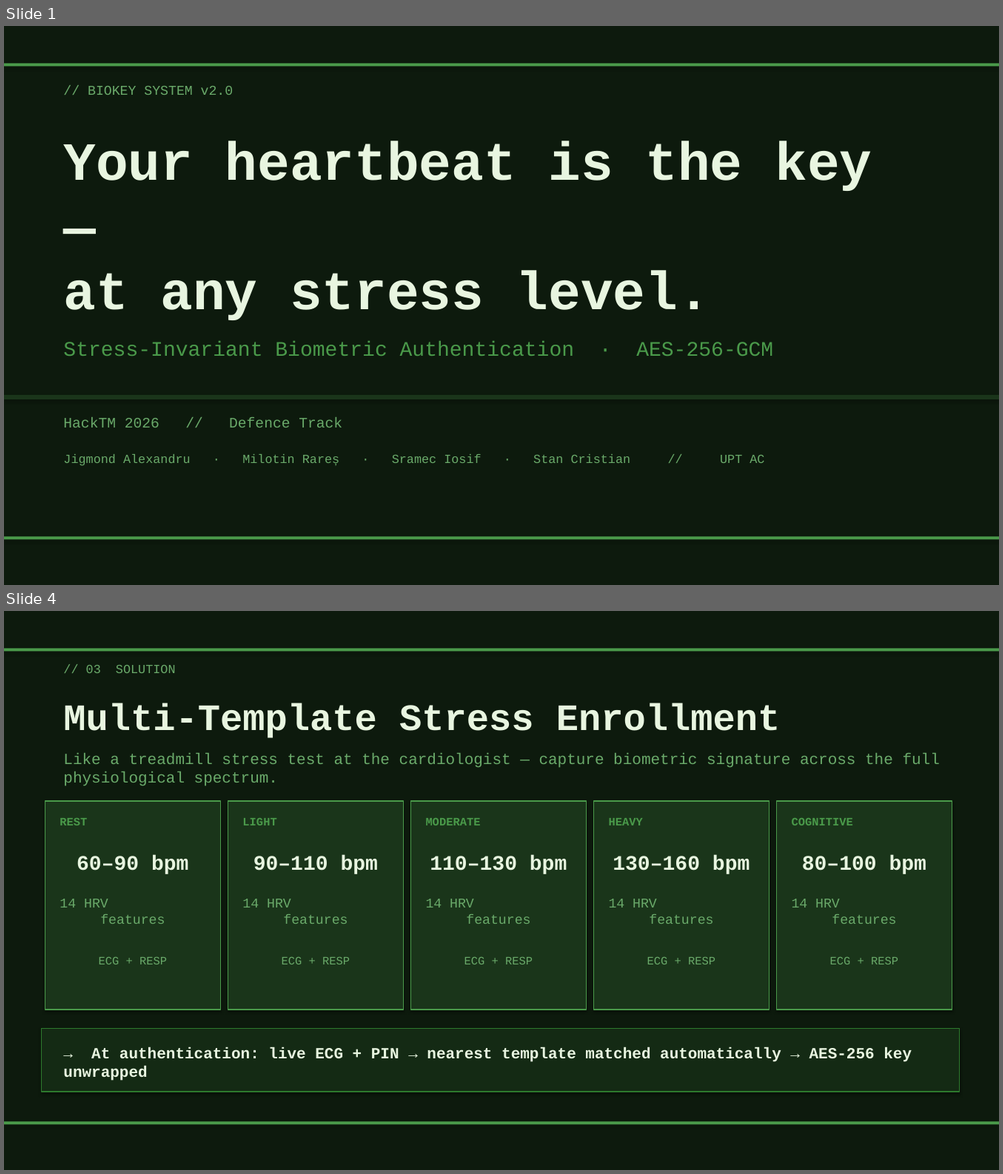
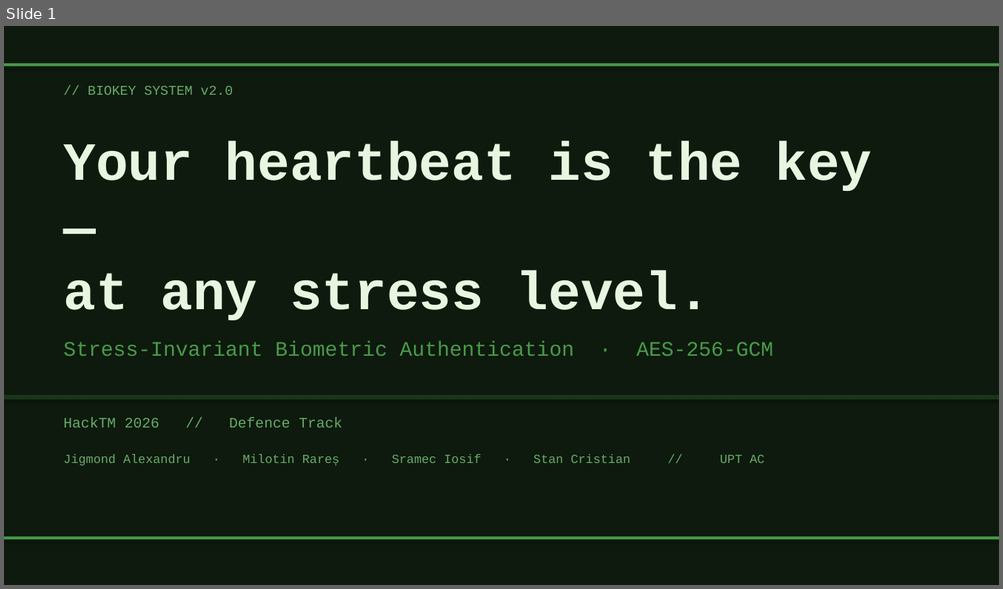
Before and after one commit to IosifSramec/biokey, a slide deck: BioKey_Presentation.pptx. Shown one above the other, each under a label of ours: slides 1 and 4 before the commit, slide 1 after it; the slides between them are not shown. The pictures are 1003x1174 and 1003x589 pixels, drawn with LibreOffice and Linux fonts; fonts in the diff are those of the drawing. Boxes give left, top, right and bottom in pixels: in the first picture for what was removed or moved away, otherwise in the second. Text is boxed around its words. In the diff, an @@ line names an element or a change of style, - is before the commit and + after.

```diff
--- a/BioKey_Presentation.pptx
+++ b/BioKey_Presentation.pptx
@@ slide 4 removed at [4,611,999,1170], background #0D1A0D @@
@@ rectangle removed at [4,648,999,651] @@
@@ text removed at [86,665,176,673] @@
-// 03 SOLUTION
@@ text removed at [63,703,780,738] @@
-Multi-Template Stress Enrollment
@@ text removed at [63,753,939,786] @@
-Like a treadmill stress test at the cardiologist — capture biometric signature across the full physiological spectrum.
@@ rectangle removed at [45,801,220,1010] @@
@@ rectangle removed at [227,801,403,1010] @@
@@ rectangle removed at [410,801,586,1010] @@
@@ rectangle removed at [594,801,768,1010] @@
@@ rectangle removed at [777,801,951,1010] @@
@@ text removed at [60,818,87,826] @@
-REST
@@ text removed at [242,818,276,826] @@
-LIGHT
@@ text removed at [426,818,481,826] @@
-MODERATE
@@ text removed at [609,818,643,826] @@
-HEAVY
@@ text removed at [791,818,853,826] @@
-COGNITIVE
@@ text removed at [77,855,188,874] @@
-60–90 bpm
@@ text removed at [253,855,378,874] @@
-90–110 bpm
@@ text removed at [430,855,566,874] @@
-110–130 bpm
@@ text removed at [612,855,749,874] @@
-130–160 bpm
@@ text removed at [802,855,926,874] @@
-80–100 bpm
@@ text removed at [60,899,165,924] @@
-14 HRV
-features
@@ text removed at [242,899,347,924] @@
-14 HRV
-features
@@ text removed at [426,899,530,924] @@
-14 HRV
-features
@@ text removed at [609,899,713,924] @@
-14 HRV
-features
@@ text removed at [791,899,896,924] @@
-14 HRV
-features
@@ text removed at [99,957,167,965] @@
-ECG + RESP
@@ text removed at [282,957,350,965] @@
-ECG + RESP
@@ text removed at [464,957,532,965] @@
-ECG + RESP
@@ text removed at [647,957,715,965] @@
-ECG + RESP
@@ text removed at [830,957,898,965] @@
-ECG + RESP
@@ rectangle removed at [41,1029,959,1092] @@
@@ text removed at [63,1048,911,1081] @@
-→ At authentication: live ECG + PIN → nearest template matched automatically → AES-256 key unwrapped
@@ rectangle removed at [4,1122,999,1125] @@
```
Also in this commit, not shown: 1 slide changed, 2 slides added, 7 other slides removed, 4 other files.
